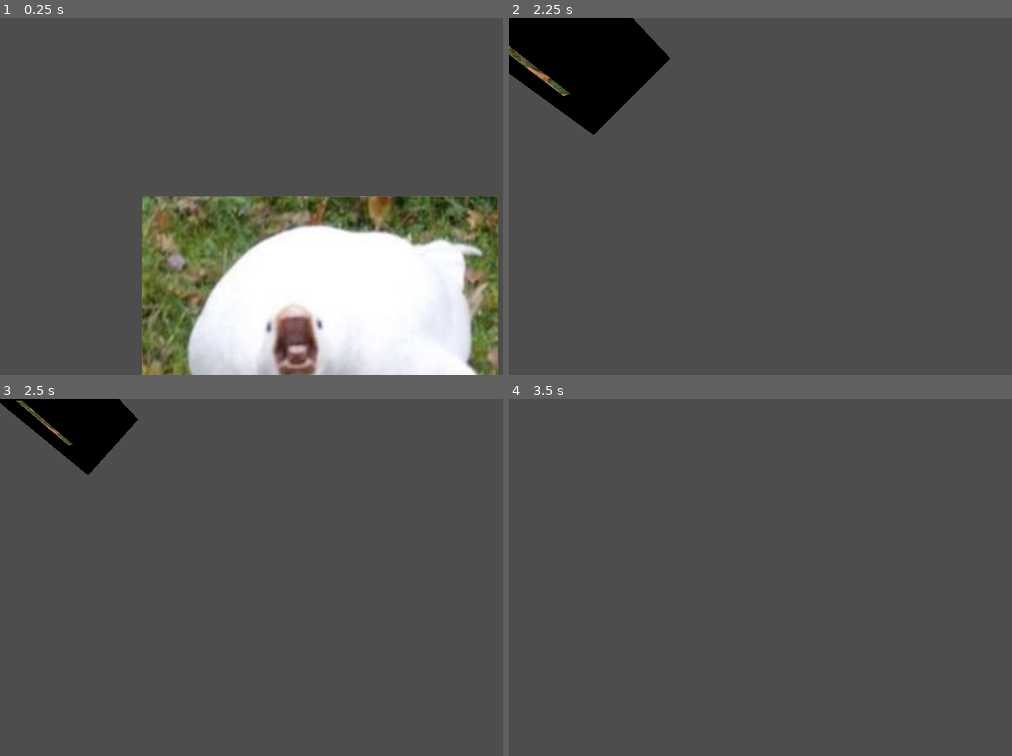
Above: before the commit, frames 1-4 (two rows, left to right).
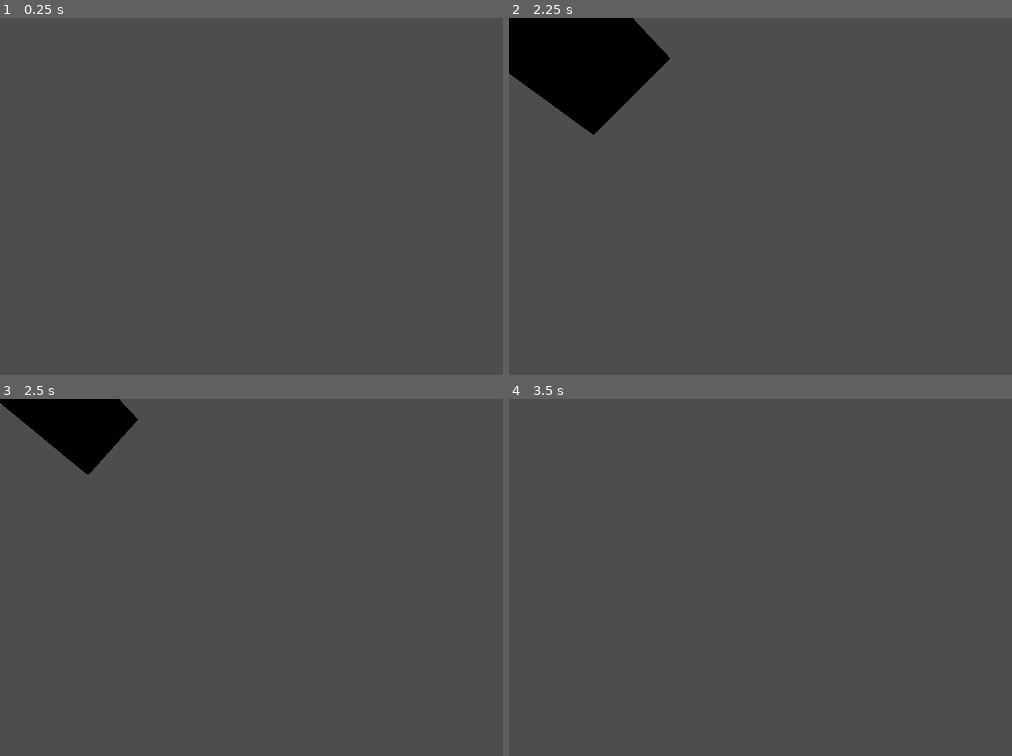
Above: after the commit, the same moments.

Repository: Nikaiaa/Gamelab
Game: Godot game, scene res://grab_object.tscn
The game is run twice, just before and just after one commit, with the same random seed, the same clock (stepped at 60 frames per second) and the same inputs. The project has no main scene, so this scene is started directly.
Inputs (mouse positions are in pixels of both pictures, inside the frame that each line leads up to):
- Up to frame 1 (0.25 s): no input
- Up to frame 2 (2.25 s): tap Enter (ui_accept) at 0.5, 0.77, 1.25, 1.52, 2 s; move the mouse to (966, 178) at 0.52 s; press the mouse at (966, 178) at 0.53 s; hold D (move_right) 0.53-1.28 s; move the mouse to (700, 214) at 1.27 s; release the mouse at (700, 214) at 1.28 s; hold S (move_backwards) 1.28-2.03 s; click (700, 214) at 1.35 s; move the mouse to (891, 117) at 2.02 s; press the mouse at (891, 117) at 2.03 s; hold D (move_right) from 2.03 s (still down)
- Up to frame 3 (2.5 s): keep holding D (move_right)
- Up to frame 4 (3.5 s): move the mouse to (795, 648) at 2.77 s; release D (move_right) at 2.78 s; release the mouse at (795, 648) at 2.78 s; hold W (move_forward) from 2.78 s (still down); click (795, 648) at 2.85 s; tap Enter (ui_accept) at 3.02 s

The runs differ from the first frame. In frame 1, 34% of the frame differs, in the area x 28-100%, y 49-100%; in frame 2, 0.3%; in frame 3, 0.1%; in frame 4, nothing differs.

Commit message:
grab object 2

Diff:
--- a/grab_object.gd
+++ b/grab_object.gd
@@ -3,9 +3,17 @@
 var bribe1 = preload ("res://bribe1.tscn")
 var camera
 var frag1
+var cameraPosition
+var cameraDirection
+var cameraRotation
+var spawnDistance
+var spawnPos
+var look_at_matrix
+
 
 func _ready():
 	mouse_in_zone_true = false
+	camera = $"../char"
 	set_process_input(true)
 
 func _on_mouse_entered():
@@ -27,10 +35,17 @@
 	pass # Replace with function body.
 
 func _spawn_bribe():
-	camera = $"../char"
+	cameraPosition = $"../char".global_transform.origin
 	frag1 = $Sprite3D
+	cameraDirection = camera.global_transform.basis.z
+	spawnDistance = -2
+	spawnPos = cameraPosition + cameraDirection* spawnDistance
 	var instance = bribe1.instantiate()
 	print (camera)
-	instance.position.z = camera.position.z-2
+	instance.transform.origin = spawnPos
+	look_at_matrix = instance.global_transform.basis.looking_at(cameraDirection, Vector3(0, 1, 0))
+	instance.transform.basis = look_at_matrix
+	instance.scale =Vector3(4, 4, 4)
+	#instance.position.z = camera.position.z-2
 	add_child(instance)
 	frag1.queue_free()
--- a/grab_object.tscn
+++ b/grab_object.tscn
@@ -9,7 +9,7 @@
 [sub_resource type="BoxMesh" id="BoxMesh_at5m5"]
 
 [sub_resource type="BoxShape3D" id="BoxShape3D_sqrfp"]
-size = Vector3(1.07629, 1.89209, 0.356628)
+size = Vector3(1.18451, 1.89209, 0.647141)
 
 [node name="Node3D" type="Node3D"]
 
@@ -25,10 +25,11 @@
 skeleton = NodePath("../../../frag1/CollisionShape3D")
 
 [node name="frag1" type="Area3D" parent="."]
+transform = Transform3D(0.403251, 0, 0, 0, 0.403251, 0, 0, 0, 1, 0, 0, 0)
 script = ExtResource("1_xf1ff")
 
 [node name="CollisionShape3D" type="CollisionShape3D" parent="frag1"]
-transform = Transform3D(1, 0, 0, 0, 1, 0, 0, 0, 1, 0.0674438, 0.446045, -1.03432)
+transform = Transform3D(1, 0, 0, 0, 1, 0, 0, 0, 1, 0.121552, 0.446045, -0.889065)
 shape = SubResource("BoxShape3D_sqrfp")
 
 [node name="Sprite3D" type="Sprite3D" parent="frag1"]
